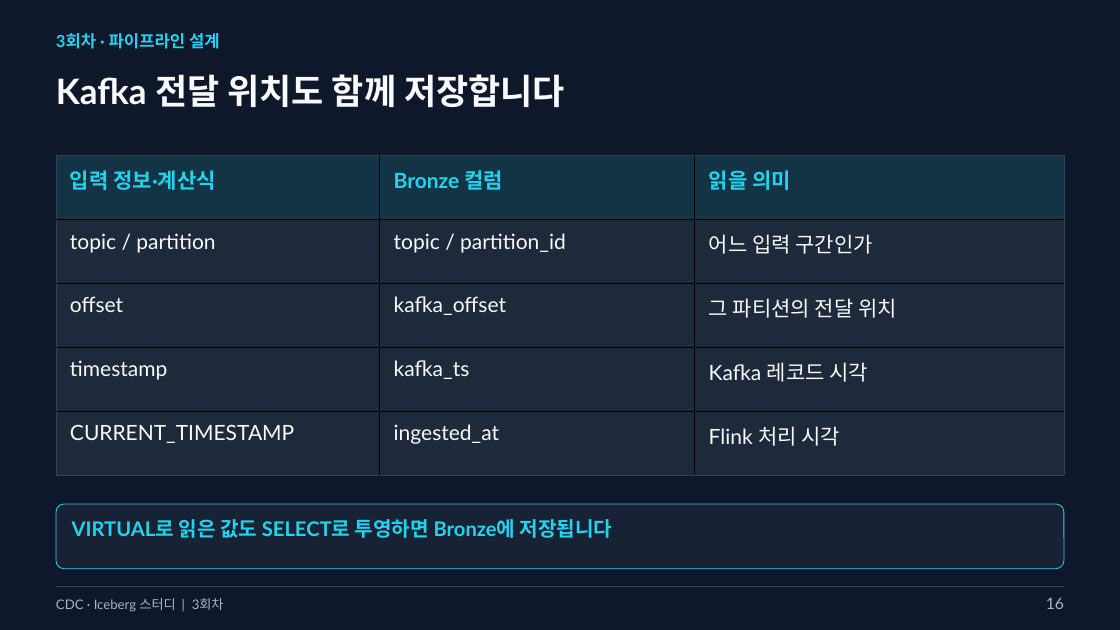
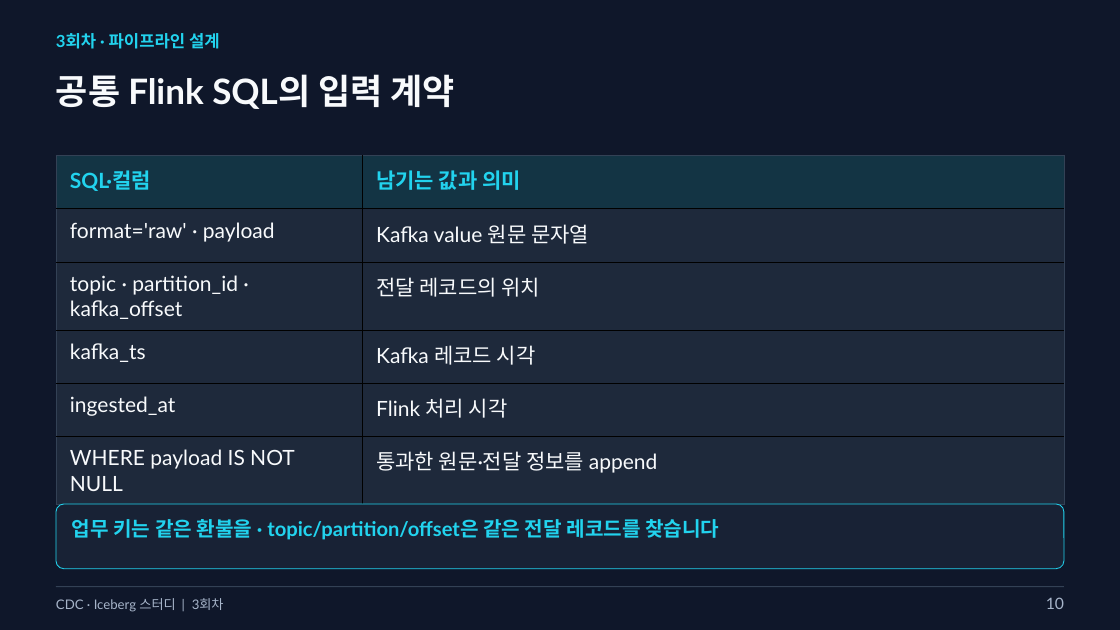
Before and after one commit to kim-dabin/cdc-lakehouse-study, a slide deck: slide 10 of labs/session03/slides/03-session03.pptx (slide 16 before the commit). Drawn at 1120x630 pixels with LibreOffice and Linux fonts; fonts in the diff are those of the drawing. Boxes give left, top, right and bottom in pixels: in the first picture for what was removed or moved away, otherwise in the second. Text is boxed around its words. In the diff, an @@ line names an element or a change of style, - is before the commit and + after.

```diff
--- a/labs/session03/slides/03-session03.pptx
+++ b/labs/session03/slides/03-session03.pptx
@@ text at (56,74,454,109): text changed @@
-Kafka 전달 위치도 함께 저장합니다
+공통 Flink SQL의 입력 계약
@@ table at (56,155,1065,495) @@
-입력 정보·계산식 | Bronze 컬럼 | 읽을 의미
-topic / partition | topic / partition_id | 어느 입력 구간인가
-offset | kafka_offset | 그 파티션의 전달 위치
-timestamp | kafka_ts | Kafka 레코드 시각
-CURRENT_TIMESTAMP | ingested_at | Flink 처리 시각
+SQL·컬럼 | 남기는 값과 의미
+format='raw' · payload | Kafka value 원문 문자열
+topic · partition_id · kafka_offset | 전달 레코드의 위치
+kafka_ts | Kafka 레코드 시각
+ingested_at | Flink 처리 시각
+WHERE payload IS NOT NULL | 통과한 원문·전달 정보를 append
@@ text at (72,519,719,540): text changed @@
-VIRTUAL로 읽은 값도 SELECT로 투영하면 Bronze에 저장됩니다
+업무 키는 같은 환불을 · topic/partition/offset은 같은 전달 레코드를 찾습니다
@@ text at (1046,597,1064,609): text changed @@
-16
+10
```
Also in this commit, not shown: 26 other slides changed, 3 slides added, 25 slides removed, 10 other files.
